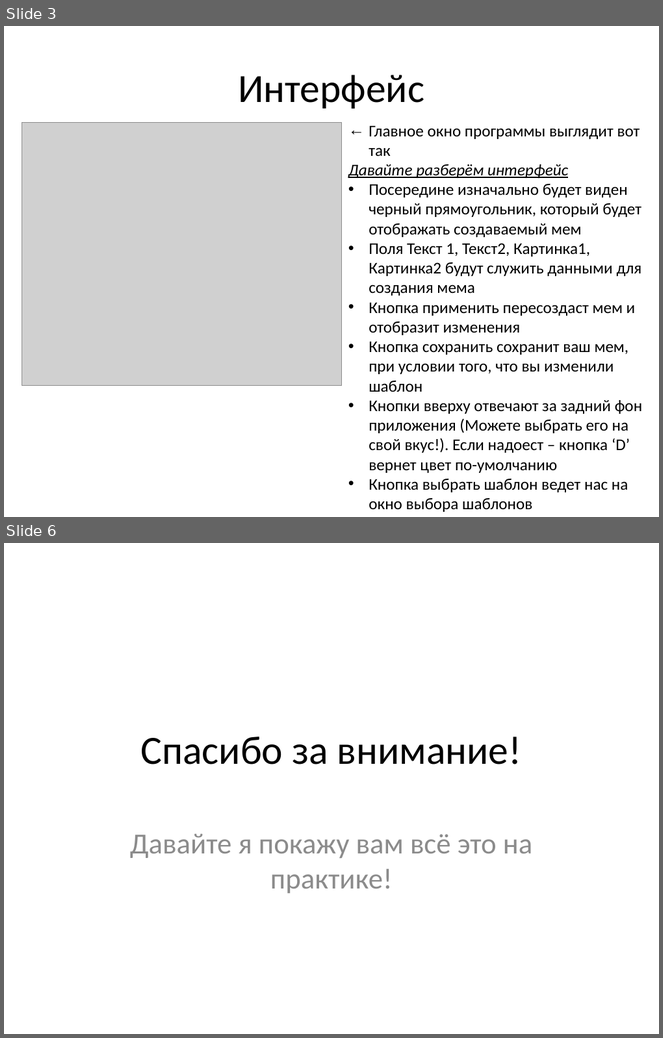
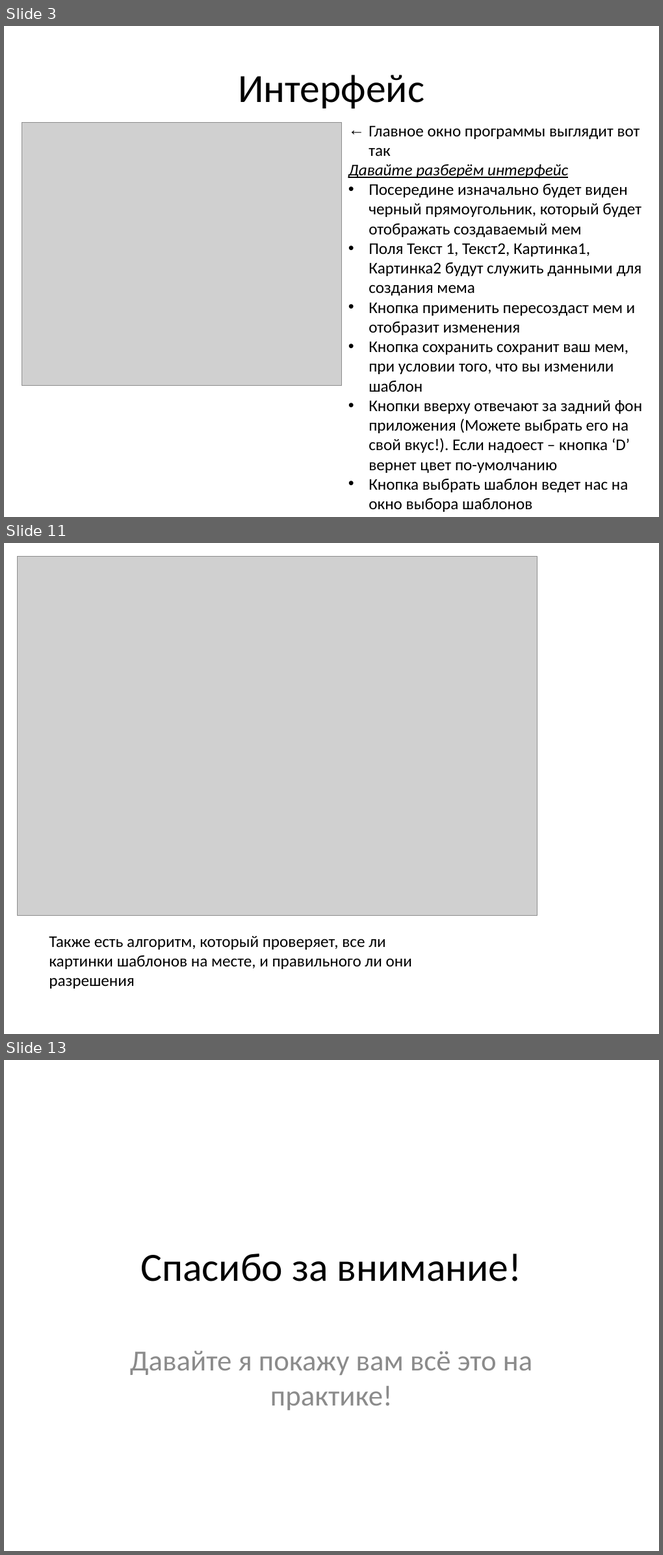
Before and after one commit to nelttjen/PyQT_project, a slide deck: PyQT_present.pptx. Shown one above the other, each under a label of ours: slides 3 and 6 before the commit, slides 3, 11 and 13 after it; the slides between them are not shown. The pictures are 663x1038 and 663x1555 pixels, drawn with LibreOffice and Linux fonts; fonts in the diff are those of the drawing; grey boxes stand for pictures. Boxes give left, top, right and bottom in pixels: in the first picture for what was removed or moved away, otherwise in the second. Text is boxed around its words. In the diff, an @@ line names an element or a change of style, - is before the commit and + after.

```diff
--- a/PyQT_present.pptx
+++ b/PyQT_present.pptx
@@ slide 11 added at [4,543,659,1034], background #FFFFFF @@
@@ picture added at [17,557,538,916] @@
@@ text added at [49,936,412,989], 18 pt, text #000000 @@
+Также есть алгоритм, который проверяет, все ли картинки шаблонов на месте, и правильного ли они разрешения
@@ what was slide 6 is now slide 13 @@
```
Also in this commit, not shown: 3 slides changed, 6 other slides added, 5 other files.
